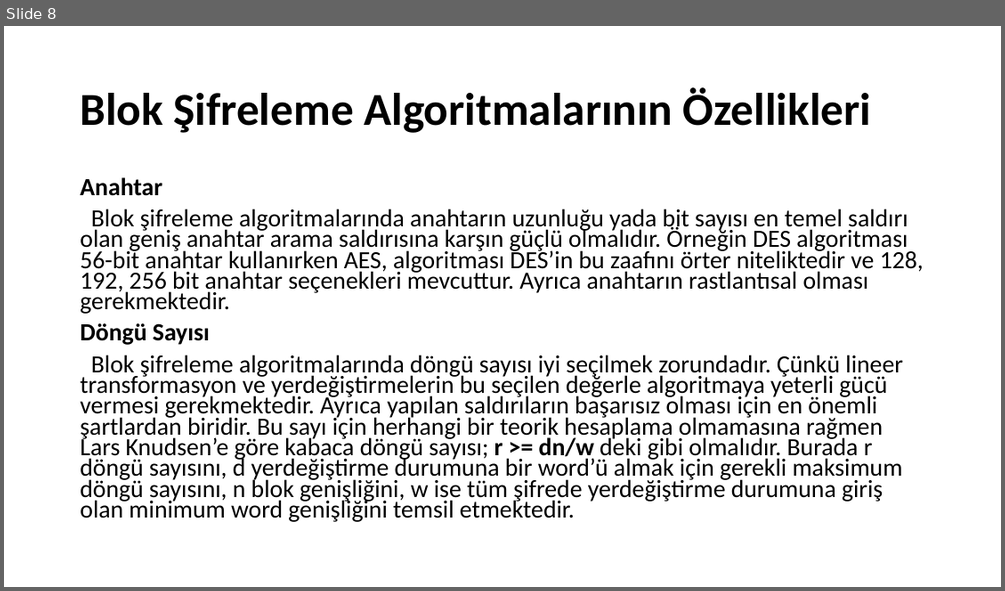
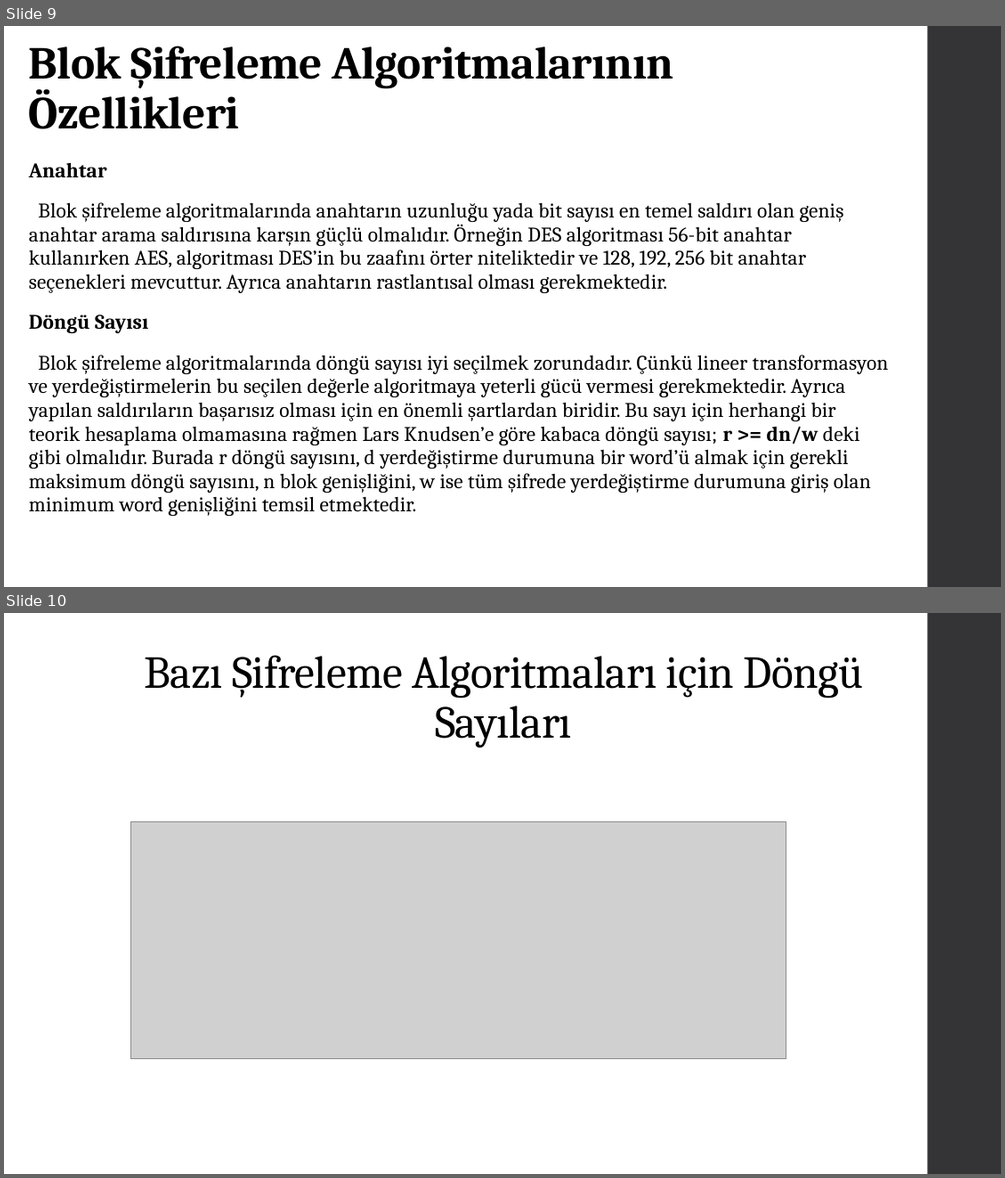
Before and after one commit to Asroyx/assay, a slide deck: sifreleme algoritma.pptx. Shown one above the other, each under a label of ours: slide 8 before the commit, slides 9 and 10 after it. The pictures are 1005x591 and 1005x1178 pixels, drawn with LibreOffice and Linux fonts; fonts in the diff are those of the drawing; grey boxes stand for pictures. Boxes give left, top, right and bottom in pixels: in the first picture for what was removed or moved away, otherwise in the second. Text is boxed around its words. In the diff, an @@ line names an element or a change of style, - is before the commit and + after.

```diff
--- a/sifreleme algoritma.pptx
+++ b/sifreleme algoritma.pptx
@@ slide 10 added at [4, 613, 1001, 1174], background #FFFFFF; not listed: 1 template element that a slide beside it also shows @@
@@ title added at [145, 655, 864, 747], 44 pt, text #000000 @@
+Bazı Şifreleme Algoritmaları için Döngü Sayıları
@@ picture added at [131, 822, 786, 1060] @@
@@ what was slide 8 is now slide 9 @@
@@ slide 9 changed as well @@
@@ title "Blok Şifreleme Algoritmalarının Özellikleri": place and size @@
-title "Blok Şifreleme Algoritmalarının Özellikleri" at [80, 87, 871, 133]
+title "Blok Şifreleme Algoritmalarının Özellikleri" at [29, 46, 673, 129]
@@ title "Blok Şifreleme Algoritmalarının Özellikleri" at [29, 46, 673, 129]: font Calibri to Cambria, letter spacing 0 to -0.5 pt; vertical alignment middle to bottom @@
@@ rectangle added at [928, 26, 1001, 587], fill #353537 @@
@@ text "Anahtar": place and size @@
-text "Anahtar" at [80, 177, 923, 522]
+text "Anahtar" at [29, 162, 889, 516]
@@ text "Anahtar" at [29, 162, 889, 516]: size 23.8 to 20 pt, font Calibri to Cambria, letter spacing 0 to 0.1 pt; line spacing 0.7 to 0.95; more space between paragraphs @@
```
Also in this commit, not shown: 7 other slides changed, 9 other slides added.
